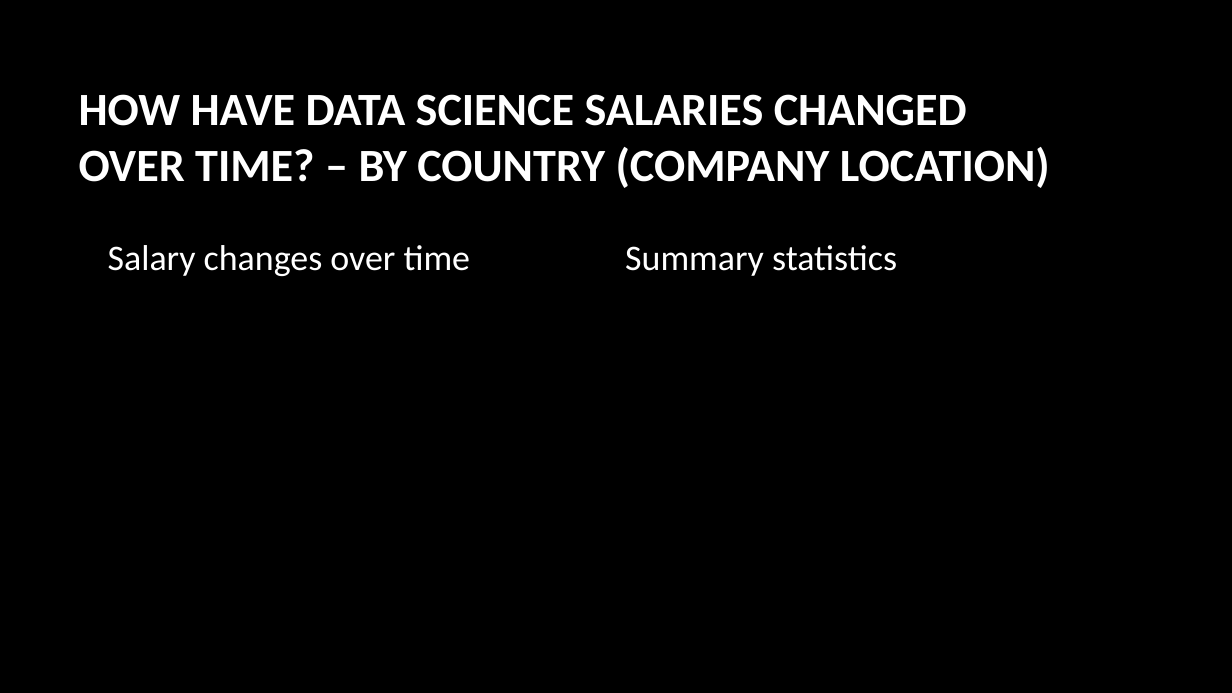
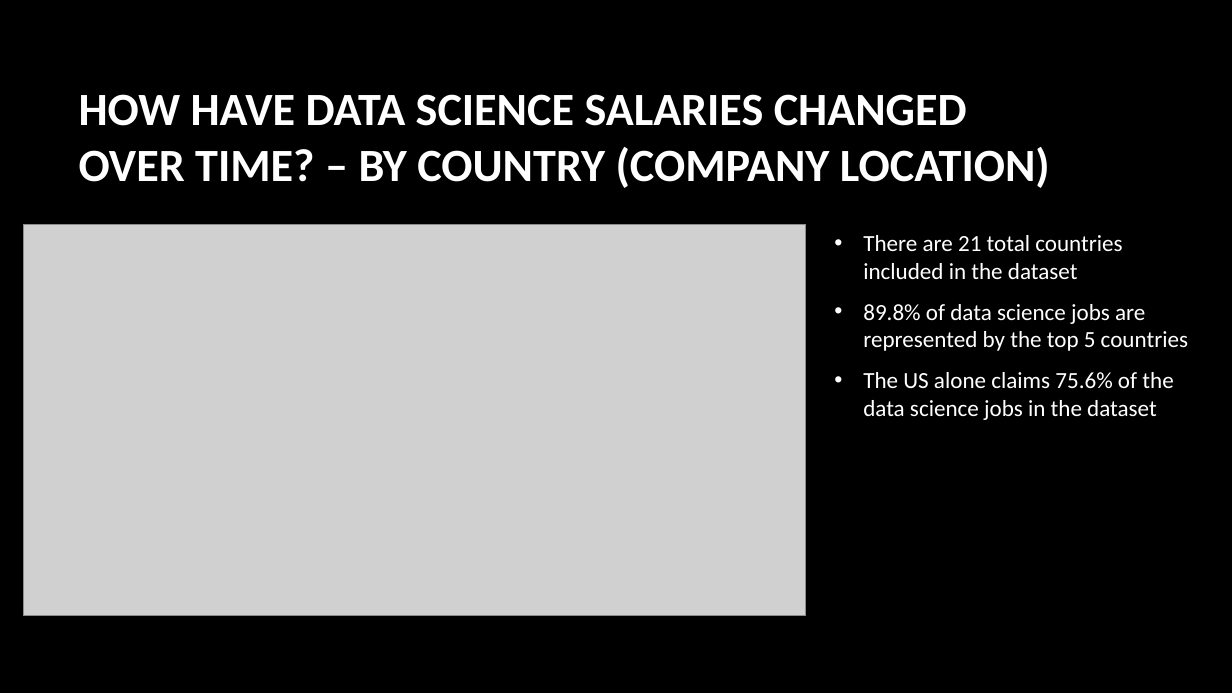
Before and after one commit to lathamlm/project-01, a slide deck: slide 3 of project_01_presentation.pptx. Drawn at 1232x693 pixels with LibreOffice and Linux fonts; fonts in the diff are those of the drawing; grey boxes stand for pictures; background and template pictures are left out. Boxes give left, top, right and bottom in pixels: in the first picture for what was removed or moved away, otherwise in the second. Text is boxed around its words. In the diff, an @@ line names an element or a change of style, - is before the commit and + after.

```diff
--- a/project_01_presentation.pptx
+++ b/project_01_presentation.pptx
@@ picture added at (x1=23, y1=225, x2=806, y2=616) @@
@@ text added at (x1=863, y1=235, x2=1188, y2=420), 18 pt, text #FFFFFF @@
+• There are 21 total countries included in the dataset
+• 89.8% of data science jobs are represented by the top 5 countries
+• The US alone claims 75.6% of the data science jobs in the dataset
@@ text removed at (x1=108, y1=245, x2=471, y2=276) @@
-Salary changes over time
@@ text removed at (x1=625, y1=245, x2=897, y2=276) @@
-Summary statistics
```
Also in this commit, not shown: 3 other slides changed, 5 slides added, 1 slide removed, 10 other files.
